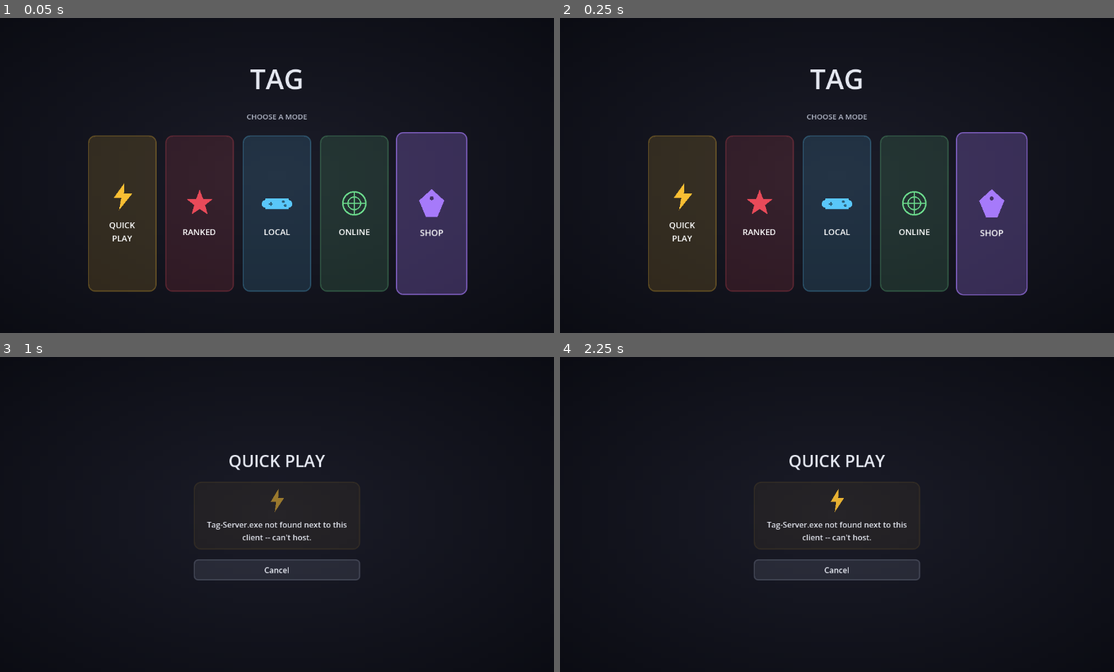
Above: before the commit, frames 1-4 (two rows, left to right).
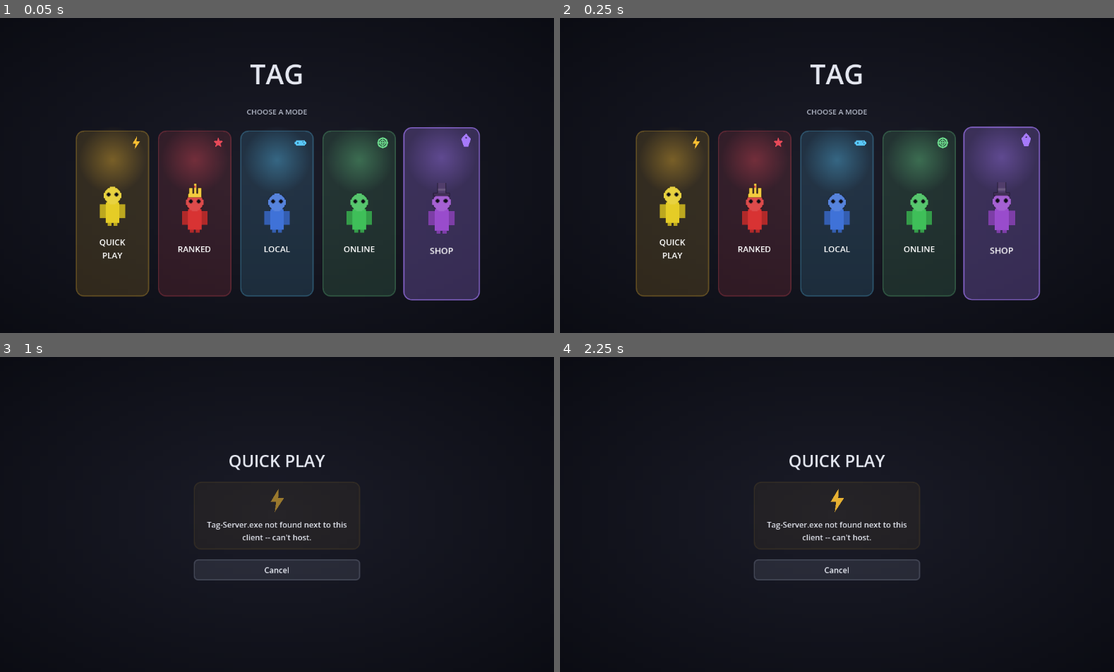
Above: after the commit, the same moments.

Repository: SumDumIdiut/tag
Game: Godot game, scene res://main/bootstrap.tscn
Two runs of this game, one before a commit and one after it. Both use one fixed random seed, a clock stepped at 60 frames per second and the inputs below.
Inputs (mouse positions are in pixels of both pictures, inside the frame that each line leads up to):
- Up to frame 1 (0.05 s): no input
- Up to frame 2 (0.25 s): no input
- Up to frame 3 (1 s): click (121, 552) at 0.52 s
- Up to frame 4 (2.25 s): click "Cancel" at 1.25 s; click (670, 552) at 2.02 s

The runs differ from the first frame. In frame 1, 16% of the frame differs, in the area x 13-87%, y 14-90%; in frame 2, 16%; in frame 3, nothing differs; in frame 4, nothing differs.

Commit message:
Fix hat fit and replace main-menu icons with real live character art
The head sprite is a circle inscribed in its own 18x18 crop (touches
all four edges), so any hat confined to that same box had no actual
headroom and just overlapped the face -- exactly the "floating blue
blob" look reported. Hats now render in their own taller canvas
(18x18 -> 18x16, extended upward) with only their bottom rows
overlapping the head, and every built-in hat shape (cap/beanie/
tophat/crown) is redrawn to actually sit on top of the head instead
of covering most of it. relay-server's upload validation is updated
to match so drawn-hat uploads keep validating against the real
client-side canvas size.

The main menu's mode bars now show a real, live character portrait
(the actual in-game rig, rendered in its own SubViewport with a
radial glow behind it) instead of a flat vector icon -- Ranked wears
the crown, Shop wears the top hat, each portrait's skin color matches
its bar's accent. The old vector icon survives as a small corner
badge for at-a-glance symbol recognition alongside the character.

Diff:
--- a/game/cosmetics/skin_catalog.gd
+++ b/game/cosmetics/skin_catalog.gd
@@ -46,10 +46,18 @@
 
 const HAT_API_BASE := "https://codecade.co.za/tag/api/hats"
 
-# Hats reuse the head part's own crop size (18x18) so a hat sprite lines up
-# exactly over the head without any extra offset math -- see player.tscn's
-# Hat node, a child of Head with the identical offset.
-const HAT_SIZE := 18
+# The head is a circle inscribed in its own 18x18 crop (touches all four
+# edges -- see _paint_character_image's head ellipse), so there's no real
+# headroom left *inside* that box for a hat to occupy without just sitting
+# on top of the face. Hats get their own, taller canvas instead: the bottom
+# HAT_OVERLAP rows deliberately overlap the head's own topmost rows (the
+# Hat node, a child of Head, is offset further up than Head's own offset --
+# see player.tscn) so a hat visually rests into the round top of the head,
+# while the rest of the canvas is free space for it to stick up above the
+# head's silhouette the way an actual hat does.
+const HAT_WIDTH := 18
+const HAT_HEIGHT := 16
+const HAT_OVERLAP := 6
 
 const BUILTIN_HATS := [
 	{"id": "cap", "name": "Cap", "shape": "cap", "color": Color(0.25, 0.45, 0.85)},
@@ -238,10 +246,11 @@
 
 	return img
 
-## Built-in hats, painted into the same 18x18 canvas the head crop uses (see
-## HAT_SIZE) so they line up over the head with zero extra offset math. Each
-## shape is a distinct silhouette occupying roughly the canvas's upper half,
-## leaving the rest transparent so the head shows through underneath.
+## Built-in hats, painted into the HAT_WIDTH x HAT_HEIGHT canvas (see the
+## comment above HAT_WIDTH for why it's taller than the head's own crop).
+## Each shape keeps its "resting" silhouette (brim/band/cuff) in the bottom
+## HAT_OVERLAP rows, which is what actually lands over the head, with the
+## rest of the shape free to rise above it.
 func _make_hat_texture(id: String) -> ImageTexture:
 	var def := {}
 	for h in BUILTIN_HATS:
@@ -251,31 +260,34 @@
 	return ImageTexture.create_from_image(_paint_hat_image(def.get("shape", "cap"), def.get("color", Color.WHITE)))
 
 func _paint_hat_image(shape: String, color: Color) -> Image:
-	var img := Image.create(HAT_SIZE, HAT_SIZE, false, Image.FORMAT_RGBA8)
+	var img := Image.create(HAT_WIDTH, HAT_HEIGHT, false, Image.FORMAT_RGBA8)
 	img.fill(Color(0, 0, 0, 0))
 	var shade := color.darkened(0.2)
 	var highlight := color.lightened(0.15)
 
 	match shape:
 		"cap":
-			# Dome plus a brim sticking out to one side -- the whole rig
-			# (including this hat) mirrors via the root Visual's scale.x sign
-			# when facing flips, so a one-sided brim automatically flips with it.
-			_fill_ellipse(img, 9.0, 7.0, 7.0, 5.5, color)
-			_fill_rect(img, 9, 7, 18, 10, shade)
+			# Rounded dome resting into the head, plus a brim sticking out to
+			# one side -- the whole rig (including this hat) mirrors via the
+			# root Visual's scale.x sign when facing flips, so a one-sided
+			# brim automatically flips with it.
+			_fill_ellipse(img, 9.0, 10.0, 6.5, 6.5, color)
+			_fill_rect(img, 9, 13, 17, 15, shade)
 		"beanie":
-			_fill_ellipse(img, 9.0, 6.0, 7.0, 6.5, color)
-			_fill_rect(img, 1, 8, 17, 11, shade) # folded cuff
+			# Snugger and pulled down further than the cap, with a folded
+			# cuff band spanning the full width near the bottom.
+			_fill_ellipse(img, 9.0, 10.0, 7.0, 7.0, color)
+			_fill_rect(img, 1, 12, 17, 15, shade)
 		"tophat":
-			_fill_rect(img, 5, 0, 13, 8, color) # crown/cylinder
-			_fill_rect(img, 5, 5, 13, 7, highlight) # ribbon band
-			_fill_rect(img, 1, 8, 17, 10, shade) # brim
+			_fill_rect(img, 5, 0, 13, 10, color) # crown/cylinder
+			_fill_rect(img, 5, 6, 13, 8, highlight) # ribbon band
+			_fill_rect(img, 1, 10, 17, 13, shade) # brim
 		"crown":
-			_fill_rect(img, 2, 7, 16, 11, color) # base band
-			_fill_rect(img, 3, 2, 6, 8, color) # left spike
-			_fill_rect(img, 8, 1, 11, 8, color) # center spike (tallest)
-			_fill_rect(img, 12, 2, 15, 8, color) # right spike
-			_fill_ellipse(img, 9.0, 3.0, 1.4, 1.4, Color(0.85, 0.2, 0.25)) # jewel
+			_fill_rect(img, 2, 10, 16, 14, color) # base band
+			_fill_rect(img, 3, 4, 7, 10, color) # left spike
+			_fill_rect(img, 8, 0, 11, 10, color) # center spike (tallest)
+			_fill_rect(img, 12, 4, 16, 10, color) # right spike
+			_fill_ellipse(img, 9.0, 3.0, 1.3, 1.3, Color(0.85, 0.2, 0.25)) # jewel
 
 	return img
 
--- a/game/main/main_menu.gd
+++ b/game/main/main_menu.gd
@@ -1,22 +1,28 @@
 extends Control
 
 const ModeIconScene := preload("res://ui/mode_icon.gd")
+const CharacterPreviewScene := preload("res://ui/character_preview.gd")
 const UIStyle := preload("res://ui/ui_style.gd")
 
 # Each mode gets its own tall vertical bar (not a plain stacked list of
 # buttons) laid out side by side in ModeBar, so the whole set reads as one
 # menu at a glance rather than a list to scroll down. Colors here are the
 # source of truth other screens pull from (see UIStyle.COLOR_*) so a mode's
-# sub-screens carry the same identity color as its bar.
+# sub-screens carry the same identity color as its bar. `skin`/`hat` pick
+# which real in-game character (see CharacterPreview) fronts each bar --
+# built-in skin colors happen to line up 1:1 with the bar accent colors, so
+# the character reads as "belonging" to its bar rather than a mismatched
+# color. `icon` is a small corner badge kept alongside the character for an
+# at-a-glance symbol (lightning/star/etc.), not the star of the button.
 const MODES := [
-	{"label": "QUICK\nPLAY", "icon": "bolt", "color": UIStyle.COLOR_QUICKPLAY, "scene": "res://main/quick_play.tscn"},
-	{"label": "RANKED", "icon": "star", "color": UIStyle.COLOR_RANKED, "scene": "res://main/ranked_queue.tscn"},
-	{"label": "LOCAL", "icon": "controller", "color": UIStyle.COLOR_LOCAL, "scene": "res://main/local_menu.tscn"},
-	{"label": "ONLINE", "icon": "globe", "color": UIStyle.COLOR_ONLINE, "scene": "res://main/online_menu.tscn"},
-	{"label": "SHOP", "icon": "tag", "color": UIStyle.COLOR_SHOP, "scene": "res://main/shop.tscn"},
+	{"label": "QUICK\nPLAY", "icon": "bolt", "color": UIStyle.COLOR_QUICKPLAY, "skin": "yellow", "hat": "", "scene": "res://main/quick_play.tscn"},
+	{"label": "RANKED", "icon": "star", "color": UIStyle.COLOR_RANKED, "skin": "red", "hat": "crown", "scene": "res://main/ranked_queue.tscn"},
+	{"label": "LOCAL", "icon": "controller", "color": UIStyle.COLOR_LOCAL, "skin": "blue", "hat": "", "scene": "res://main/local_menu.tscn"},
+	{"label": "ONLINE", "icon": "globe", "color": UIStyle.COLOR_ONLINE, "skin": "green", "hat": "", "scene": "res://main/online_menu.tscn"},
+	{"label": "SHOP", "icon": "tag", "color": UIStyle.COLOR_SHOP, "skin": "purple", "hat": "tophat", "scene": "res://main/shop.tscn"},
 ]
 
-const BAR_SIZE := Vector2(140, 320)
+const BAR_SIZE := Vector2(150, 340)
 
 @onready var mode_bar: HBoxContainer = $VBox/ModeBar
 
@@ -31,24 +37,40 @@
 	btn.text = ""
 	btn.custom_minimum_size = BAR_SIZE
 	btn.focus_mode = Control.FOCUS_ALL
-	UIStyle.style_button(btn, color, 14)
+	btn.clip_contents = true
+	UIStyle.style_button(btn, color, 16)
 	btn.pressed.connect(_on_mode_pressed.bind(mode["scene"]))
+
+	# A soft radial glow behind the character, in the bar's own color --
+	# gives the portrait a bit of depth/stage-lighting instead of sitting
+	# flat against the panel, and reads as "this button is alive" even
+	# before the hover animation kicks in.
+	var glow := TextureRect.new()
+	glow.mouse_filter = Control.MOUSE_FILTER_IGNORE
+	glow.texture = _glow_texture(color)
+	glow.stretch_mode = TextureRect.STRETCH_SCALE
+	glow.set_anchors_preset(Control.PRESET_CENTER_TOP)
+	glow.position = Vector2(-70, -10)
+	glow.custom_minimum_size = Vector2(140, 140)
+	glow.size = Vector2(140, 140)
+	btn.add_child(glow)
 
 	var layout := VBoxContainer.new()
 	layout.mouse_filter = Control.MOUSE_FILTER_IGNORE
 	layout.set_anchors_preset(Control.PRESET_FULL_RECT)
 	layout.alignment = BoxContainer.ALIGNMENT_CENTER
-	layout.add_theme_constant_override("separation", 18)
+	layout.add_theme_constant_override("separation", 14)
 	btn.add_child(layout)
 
-	var icon_wrap := CenterContainer.new()
-	icon_wrap.mouse_filter = Control.MOUSE_FILTER_IGNORE
-	layout.add_child(icon_wrap)
-	var icon = ModeIconScene.new()
-	icon.icon_type = mode["icon"]
-	icon.icon_color = color
-	icon.custom_minimum_size = Vector2(56, 56)
-	icon_wrap.add_child(icon)
+	var portrait_wrap := CenterContainer.new()
+	portrait_wrap.mouse_filter = Control.MOUSE_FILTER_IGNORE
+	portrait_wrap.custom_minimum_size = Vector2(0, 130)
+	layout.add_child(portrait_wrap)
+	var portrait = CharacterPreviewScene.new()
+	portrait.skin_id = mode["skin"]
+	portrait.hat_id = mode["hat"]
+	portrait.custom_minimum_size = Vector2(90, 116)
+	portrait_wrap.add_child(portrait)
 
 	var label := Label.new()
 	label.text = mode["label"]
@@ -58,7 +80,33 @@
 	label.mouse_filter = Control.MOUSE_FILTER_IGNORE
 	layout.add_child(label)
 
+	# Small corner badge -- keeps a symbolic glyph alongside the character
+	# portrait for instant recognition, without competing with it for focus.
+	var badge_wrap := Control.new()
+	badge_wrap.mouse_filter = Control.MOUSE_FILTER_IGNORE
+	badge_wrap.set_anchors_preset(Control.PRESET_TOP_RIGHT)
+	badge_wrap.position = Vector2(-38, 12)
+	badge_wrap.custom_minimum_size = Vector2(26, 26)
+	btn.add_child(badge_wrap)
+	var badge := ModeIconScene.new()
+	badge.icon_type = mode["icon"]
+	badge.icon_color = color
+	badge.custom_minimum_size = Vector2(22, 26)
+	badge_wrap.add_child(badge)
+
 	return btn
+
+func _glow_texture(color: Color) -> GradientTexture2D:
+	var grad := Gradient.new()
+	grad.colors = PackedColorArray([Color(color.r, color.g, color.b, 0.35), Color(color.r, color.g, color.b, 0.0)])
+	var tex := GradientTexture2D.new()
+	tex.gradient = grad
+	tex.fill = GradientTexture2D.FILL_RADIAL
+	tex.fill_from = Vector2(0.5, 0.5)
+	tex.fill_to = Vector2(1.0, 0.5)
+	tex.width = 140
+	tex.height = 140
+	return tex
 
 func _on_mode_pressed(scene_path: String) -> void:
 	get_tree().change_scene_to_file(scene_path)
--- a/game/main/skin_editor.gd
+++ b/game/main/skin_editor.gd
@@ -57,7 +57,7 @@
 		name_edit.text = "My Skin"
 		upload_button.text = "Upload Skin"
 	else:
-		_images["hat"] = _blank_image(SkinCatalog.PART_DEFS["head"].rect.size)
+		_images["hat"] = _blank_image(Vector2i(SkinCatalog.HAT_WIDTH, SkinCatalog.HAT_HEIGHT))
 		part_tabs.visible = false
 		_show_part("hat")
 		name_edit.text = "My Hat"
--- a/game/npc/npc.tscn
+++ b/game/npc/npc.tscn
@@ -48,7 +48,7 @@
 
 [node name="Hat" type="Sprite2D" parent="Visual/Torso/Head"]
 centered = false
-offset = Vector2(-9, -18)
+offset = Vector2(-9, -28)
 
 [node name="Camera2D" type="Camera2D" parent="."]
 enabled = false
--- a/game/player/player.tscn
+++ b/game/player/player.tscn
@@ -48,7 +48,7 @@
 
 [node name="Hat" type="Sprite2D" parent="Visual/Torso/Head"]
 centered = false
-offset = Vector2(-9, -18)
+offset = Vector2(-9, -28)
 
 [node name="Camera2D" type="Camera2D" parent="."]
 enabled = false
--- a/game/player/remote_avatar.tscn
+++ b/game/player/remote_avatar.tscn
@@ -39,7 +39,7 @@
 
 [node name="Hat" type="Sprite2D" parent="Visual/Torso/Head"]
 centered = false
-offset = Vector2(-9, -18)
+offset = Vector2(-9, -28)
 
 [node name="NameLabel" type="Label" parent="."]
 offset_left = -50.0
--- /dev/null
+++ b/game/ui/character_preview.gd
@@ -0,0 +1,54 @@
+extends SubViewportContainer
+class_name CharacterPreview
+
+# A genuine live character portrait for menu buttons, instead of a flat
+# vector icon -- renders the actual in-game rig (same RemoteAvatar puppet
+# used for every other player on screen, same LimbPhysicsRig idle sway) in
+# its own SubViewport, isolated from the rest of the UI's 2D world. Nearest
+# filtering on the container keeps the pixel art crisp when blown up to
+# button size, matching every other piece of character art in the game.
+
+const REMOTE_AVATAR_SCENE := preload("res://player/remote_avatar.tscn")
+const VIEWPORT_SIZE := Vector2i(56, 72)
+# Where the character's own origin (feet/collision-capsule center) sits
+# within that viewport -- tuned so the whole rig, including a tall hat,
+# fits with a little breathing room top and bottom.
+const AVATAR_OFFSET := Vector2(28, 50)
+
+@export var skin_id: String = "red"
+@export var hat_id: String = ""
+@export var zoom: float = 2.0
+
+var _avatar: RemoteAvatar
+
+func _ready() -> void:
+	stretch = true
+	texture_filter = CanvasItem.TEXTURE_FILTER_NEAREST
+	mouse_filter = Control.MOUSE_FILTER_IGNORE
+
+	var viewport := SubViewport.new()
+	viewport.size = VIEWPORT_SIZE
+	viewport.transparent_bg = true
+	viewport.render_target_update_mode = SubViewport.UPDATE_ALWAYS
+	# Each preview needs its own isolated 2D canvas/camera space -- without
+	# this, every CharacterPreview on screen shares one World2D and their
+	# Camera2Ds fight over which is "current," making every portrait show
+	# the same (usually wrong) character.
+	viewport.world_2d = World2D.new()
+	add_child(viewport)
+
+	_avatar = REMOTE_AVATAR_SCENE.instantiate()
+	viewport.add_child(_avatar)
+	_avatar.global_position = AVATAR_OFFSET
+	_avatar.set_skin(skin_id)
+	if not hat_id.is_empty():
+		_avatar.set_hat(hat_id)
+	_avatar.set_state(AVATAR_OFFSET, Vector2.ZERO, 1, false, false, true, "", 0, false)
+	if _avatar.name_label:
+		_avatar.name_label.visible = false
+	if _avatar.camera:
+		_avatar.camera.position_smoothing_enabled = false
+		_avatar.camera.zoom = Vector2(zoom, zoom)
+		_avatar.camera.global_position = AVATAR_OFFSET + Vector2(0, -20)
+		_avatar.camera.enabled = true
+		_avatar.camera.make_current()
Not shown, added: game/ui/ui_style.gd.uid
Not shown, changed: relay-server/server.js
